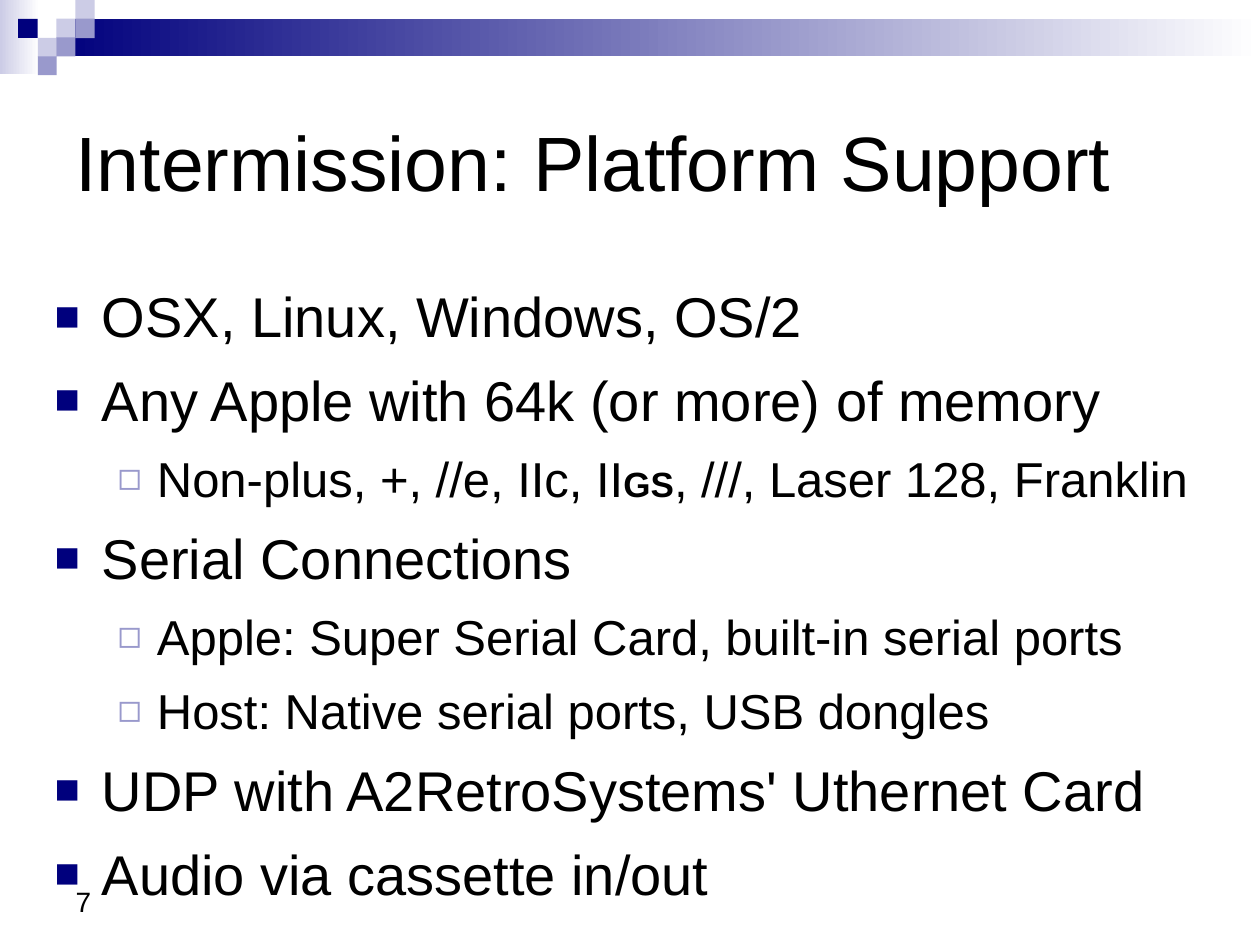
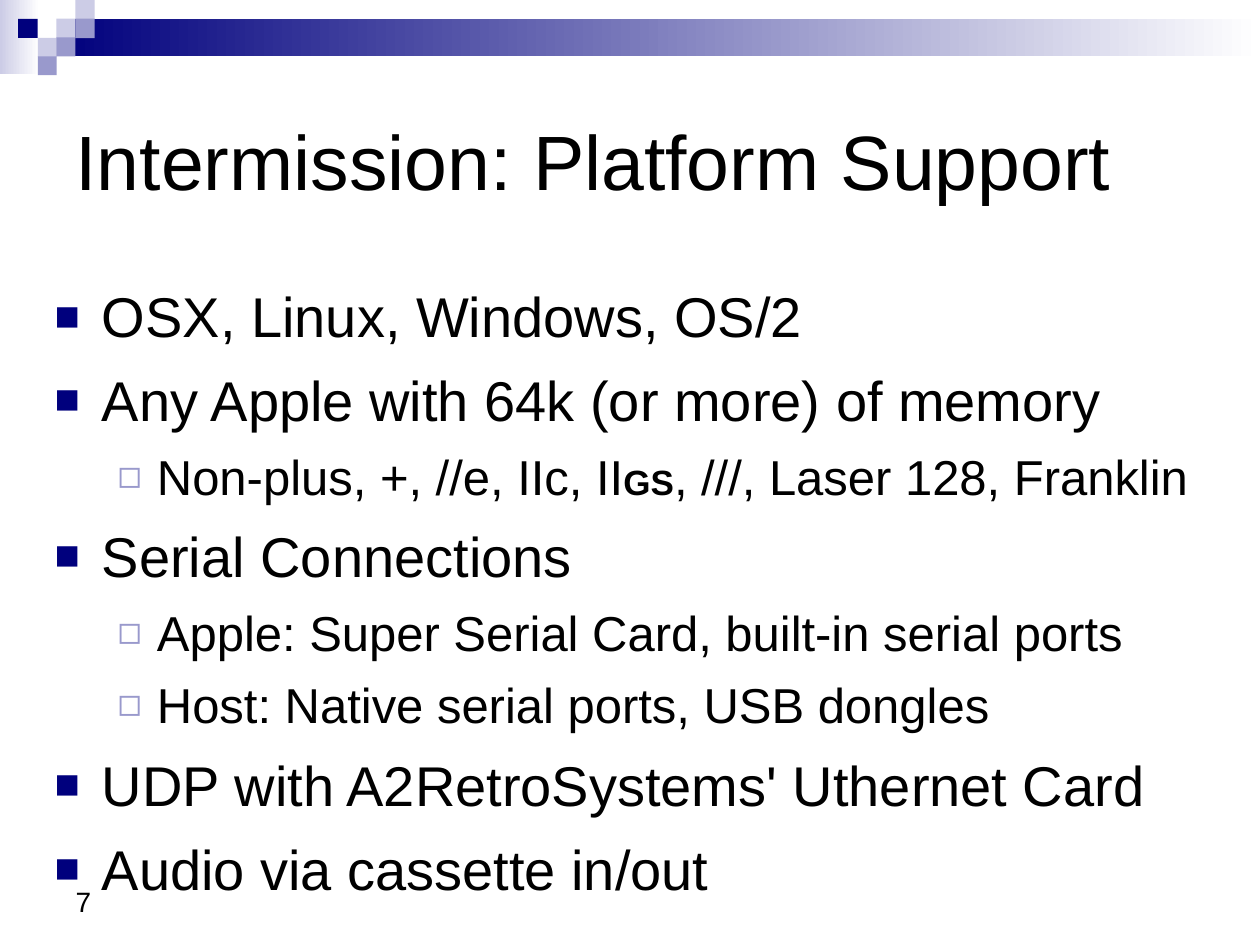
Before and after one commit to ADTPro/adtpro, a slide deck: slide 7 of doc/src/site/resources/ADTProIntro.odp. Drawn at 1260x945 pixels with LibreOffice and Linux fonts; fonts in the diff are those of the drawing. Boxes give left, top, right and bottom in pixels: in the first picture for what was removed or moved away, otherwise in the second. Text is boxed around its words. In the diff, an @@ line names an element or a change of style, - is before the commit and + after.

```diff
--- a/doc/src/site/resources/ADTProIntro.odp
+++ b/doc/src/site/resources/ADTProIntro.odp
@@ text at (157,459,1188,733): line spacing 1.05 to 1.02 @@
```
Also in this commit, not shown: 12 other slides changed, 2 slides added, 1 slide removed, 1 other file.
